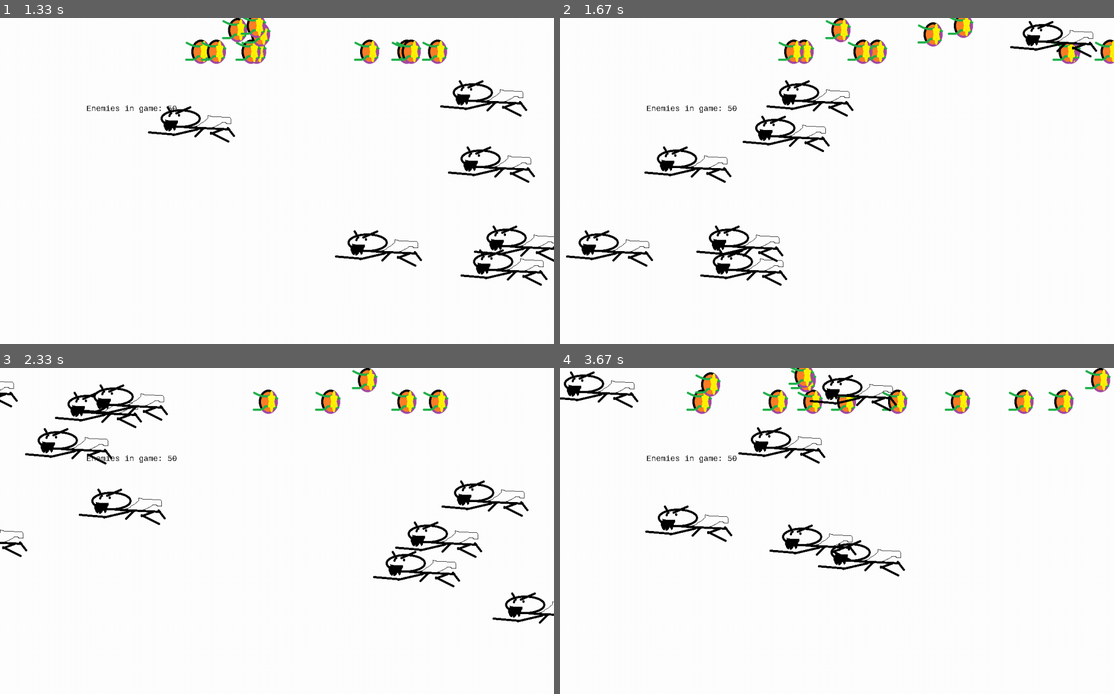
Above: before the commit, frames 1-4 (two rows, left to right).
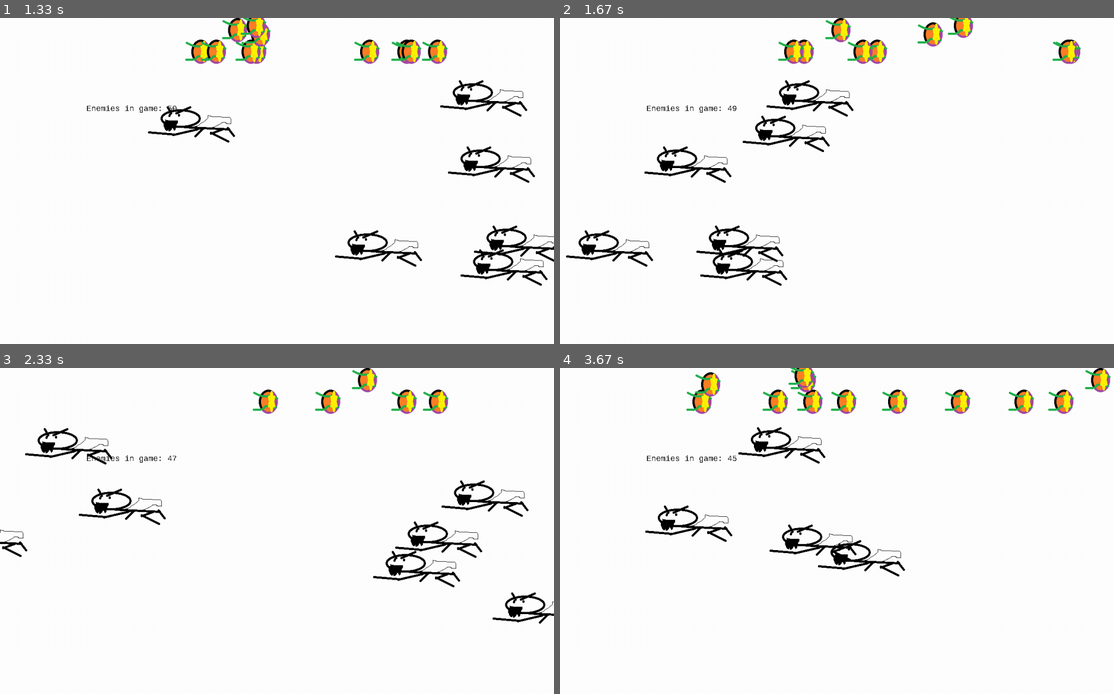
Above: after the commit, the same moments.

Repository: MrValdez/pygame-tutorial
Game: pygame game, started from main.py
Same seed, same stepped clock (60 frames per second), same inputs: the game is played once before the commit and once after it.
Inputs:
- Up to frame 1 (1.33 s): tap Space at 0.33, 0.73, 1.03, 1.23 s; hold Right 0.67-1.13 s; hold Up from 1.17 s (still down)
- Up to frame 2 (1.67 s): release Up at 1.47 s
- Up to frame 3 (2.33 s): no input
- Up to frame 4 (3.67 s): hold Down 2.57-2.87 s; tap Space at 2.63, 2.97, 3.27, 3.4 s; hold Left 2.9-3.3 s; hold Up from 3.33 s (still down)

Frame 1 is identical in both runs. In frame 2, 0.7% of the frame differs, in the area x 30-100%, y 0-29%; in frame 3, 0.9%; in frame 4, 1.0%, in the area x 0-61%, y 0-29%.

Commit message:
collision detection

Diff:
--- a/main.py
+++ b/main.py
@@ -26,6 +26,27 @@
 for i in range(50):
     spawn_enemy()
 
+def check_collision(box1_pos, box1_size,
+                    box2_pos, box2_size):
+    return (box1_pos[0] + box1_size[0] > box2_pos[0] and
+            box1_pos[0] < box2_pos[0] + box2_size[0] and
+            box1_pos[1] + box1_size[1] > box2_pos[1] and
+            box1_pos[1] < box2_pos[1] + box2_size[1])
+
+def update_world():
+    for shot in shots:
+        if shot.pos[0] > resolution[0]:
+            shots.remove(shot)
+            continue
+
+        for enemy in enemies:
+            has_collided = check_collision(shot.pos, shot.image.get_size(),
+                                           enemy.pos, enemy.image.get_size())
+            if has_collided:
+               enemies.remove(enemy)
+               shots.remove(shot)
+               break
+
 while isRunning:
     screen.fill((255, 255, 255))
     tick = clock.tick(60)
@@ -51,6 +72,8 @@
         for object in object_group:
             object.update()
 
+    update_world()
+
     for object_group in world:
         for object in object_group:
             object.draw(screen)
